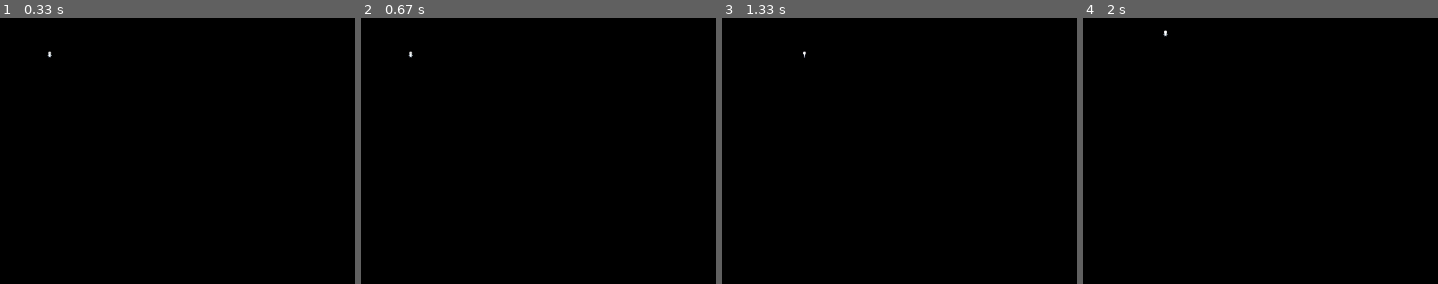
Above: before the commit, frames 1-4 (left to right).
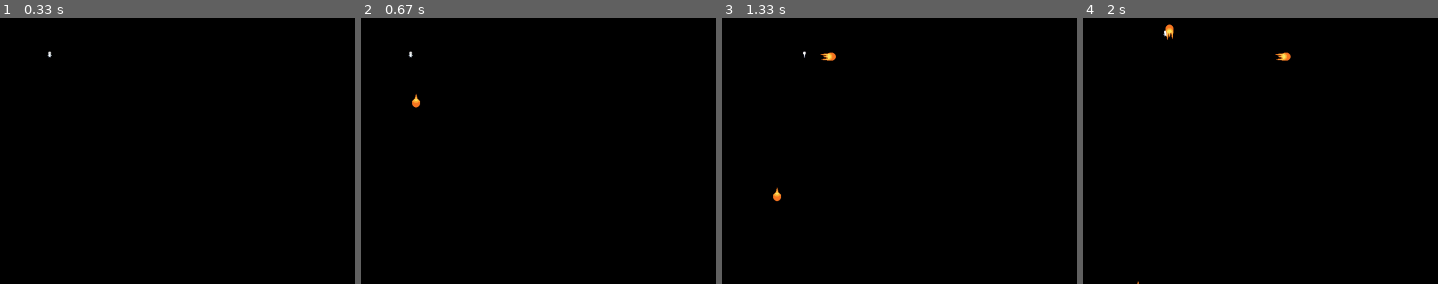
Above: after the commit, the same moments.

Repository: Dothza/rpgPyGame
Game: pygame game, started from main.py
The game is run twice, just before and just after one commit, with the same random seed, the same clock (stepped at 60 frames per second) and the same inputs.
Inputs (mouse positions are in pixels of both pictures, inside the frame that each line leads up to):
- Up to frame 1 (0.33 s): no input
- Up to frame 2 (0.67 s): click (549, 143) at 0.38 s
- Up to frame 3 (1.33 s): hold D 0.67-1.13 s; click (1027, 135) at 1.22 s
- Up to frame 4 (2 s): hold W 1.5-1.8 s; click (1178, 145) at 1.88 s

Frame 1 is identical in both runs. In frame 2, less than 0.1% of the frame differs, in the area x 14-17%, y 28-34%; in frame 3, 0.2%; in frame 4, 0.2%, in the area x 15-59%, y 2-100%.

Commit message:
Add fireball; sounds

Diff:
--- a/data/characters.py
+++ b/data/characters.py
@@ -1,6 +1,10 @@
 import pygame
+import os
 
 clock = pygame.time.Clock()
+pygame.mixer.init()
+
+fireball_sound = pygame.mixer.Sound(os.path.join("resources", "fireball.wav"))
 
 
 class Character(pygame.sprite.Sprite):
@@ -8,7 +12,6 @@
         super().__init__(*groups)
         self.frames = []
         self.speed = 5
-        self.x, self.y = pos_x, pos_y
         self.cut(image, 4, 4)
         self.dir = 0
         self.cur_frame = 0
@@ -55,10 +58,49 @@
 
 
 class Fireball(pygame.sprite.Sprite):
-    def __init__(self, x, y, image, target_x, target_y, *groups):
+    def __init__(self, image, pos_x, pos_y, direct, *groups):
         super().__init__(*groups)
-        self.x = x
-        self.y = y
-        self.target_x = target_x
-        self.target_y = target_y
-        self.image = None
+        fireball_sound.play()
+        self.dir = direct
+        self.frames = []
+        self.speed = 10
+        self.x, self.y = pos_x, pos_y
+        self.cut(image, 4, 1)
+        self.cur_frame = 0
+        self.image = self.frames[self.cur_frame]
+        self.rect = self.rect.move(pos_x, pos_y)
+
+    def cut(self, sheet, col, row):
+        self.rect = pygame.Rect(0, 0, sheet.get_width() // col,
+                                sheet.get_height() // row)
+        for j in range(row):
+            for i in range(col):
+                frame_location = (self.rect.w * i, self.rect.h * j)
+                if self.dir == 0:
+                    self.frames.append(pygame.transform.rotate(sheet.subsurface(pygame.Rect(
+                        frame_location, self.rect.size)), 270))
+                elif self.dir == 1:
+                    self.frames.append(pygame.transform.rotate(sheet.subsurface(pygame.Rect(
+                        frame_location, self.rect.size)), 180))
+                elif self.dir == 2:
+                    self.frames.append(pygame.transform.rotate(sheet.subsurface(pygame.Rect(
+                        frame_location, self.rect.size)), 0))
+                elif self.dir == 3:
+                    self.frames.append(pygame.transform.rotate(sheet.subsurface(pygame.Rect(
+                        frame_location, self.rect.size)), 90))
+
+    def update(self):
+        # dir 0 = down
+        if self.dir == 0:
+            self.rect = self.rect.move(0, self.speed)
+        # dir 1 = left
+        elif self.dir == 1:
+            self.rect = self.rect.move(-self.speed, 0)
+        # dir 2 = right
+        elif self.dir == 2:
+            self.rect = self.rect.move(self.speed, 0)
+        # dir 3 = up
+        elif self.dir == 3:
+            self.rect = self.rect.move(0, -self.speed)
+        self.cur_frame = (self.cur_frame + 1) % len(self.frames)
+        self.image = self.frames[self.cur_frame]
--- a/main.py
+++ b/main.py
@@ -5,9 +5,10 @@
 from data.characters import Fireball
 
 SIZE_WINDOW = (800, 600)
+all_sprites = pygame.sprite.Group()
+fireballs = pygame.sprite.Group()
 
-all_sprites = pygame.sprite.Group()
-
+clock = pygame.time.Clock()
 char = Character(load_image("char.png"), 100, 100, all_sprites)
 
 
@@ -22,10 +23,15 @@
         for event in pygame.event.get():
             if event.type == pygame.QUIT:
                 terminate()
+            elif event.type == pygame.MOUSEBUTTONDOWN and event.button == 1:
+                Fireball(load_image("fireball.png"), char.rect.x,
+                         char.rect.y, char.dir, all_sprites, fireballs)
         char.update()
+        fireballs.update()
         screen.fill((0, 0, 0))
         all_sprites.draw(screen)
         pygame.display.flip()
+        clock.tick(30)
 
 
 if __name__ == "__main__":
Binary file added: resources/fireball.png
Not shown, added: resources/fireball.wav
